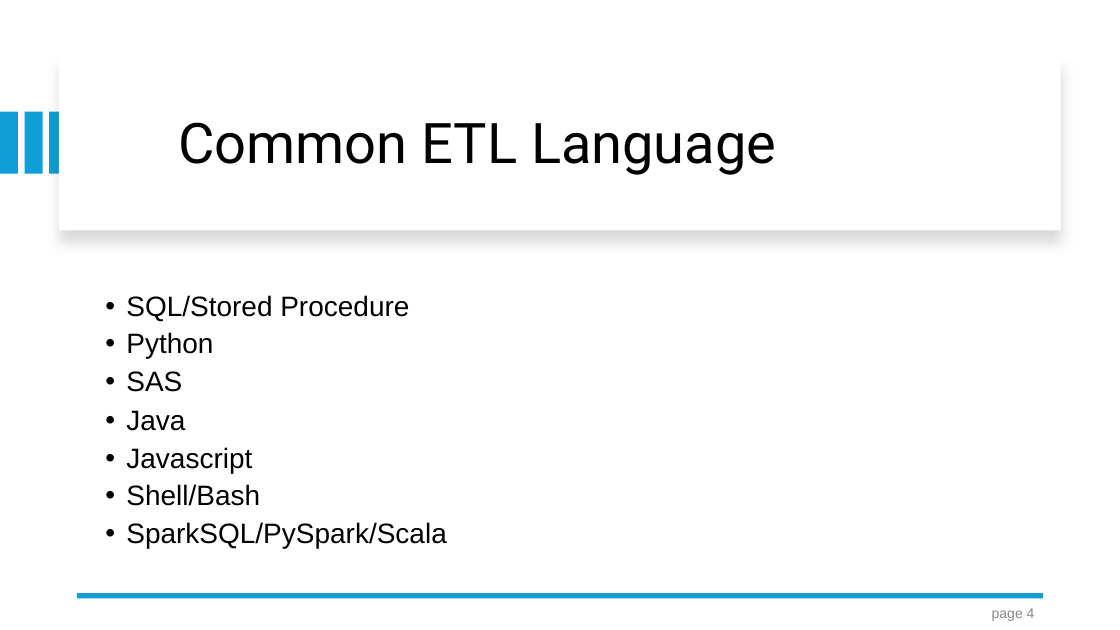
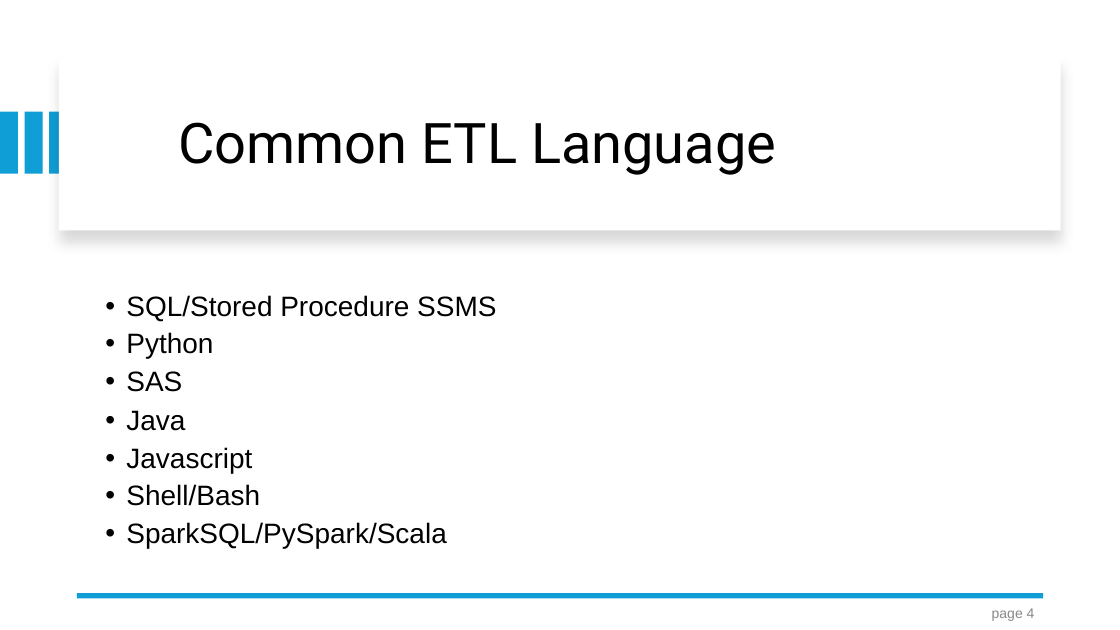
Before and after one commit to zhangyu027/UCI_Hadoop_Apache_Airflow, a slide deck: slide 4 of 02_Slides/M3A_ETL_Pipeline_DataWareHouse.pptx. Drawn at 1120x630 pixels with LibreOffice and Linux fonts; fonts in the diff are those of the drawing. Boxes give left, top, right and bottom in pixels: in the first picture for what was removed or moved away, otherwise in the second. Text is boxed around its words. In the diff, an @@ line names an element or a change of style, - is before the commit and + after.

```diff
--- a/02_Slides/M3A_ETL_Pipeline_DataWareHouse.pptx
+++ b/02_Slides/M3A_ETL_Pipeline_DataWareHouse.pptx
@@ text at box(126, 295, 496, 321): text changed @@
-• SQL/Stored Procedure
+• SQL/Stored Procedure SSMS
```
Also in this commit, not shown: 16 other slides changed, 10 other files.
